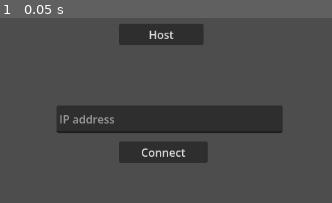
Above: before the commit, frame 1.
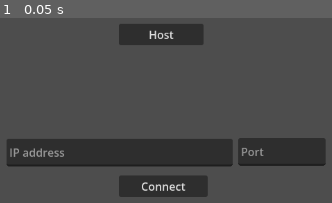
Above: after the commit, the same moment.

Repository: ninesliced/online-mmorpg-pokemon-like-open-world
Game: Godot game, scene res://src/main.tscn
Two runs of this game, one before a commit and one after it. Both use one fixed random seed, a clock stepped at 60 frames per second and the inputs below.
Inputs:
- Up to frame 1 (0.05 s): no input

The runs differ from the first frame. In frame 1, 23% of the frame differs, in the area x 2-99%, y 47-97%.

Commit message:
Create client ad nserver

Diff:
--- a/src/main.gd
+++ b/src/main.gd
@@ -1,13 +1,55 @@
 extends Node2D
+
+const IP_ADDRESS = ""
 
 @onready var host_button: Button = $Control/HostButton
 @onready var ip_input: TextEdit = $Control/IPInput
+@onready var port_input: TextEdit = $Control/PortInput
 @onready var connect_button: Button = $Control/ConnectButton
 
 
+func _ready() -> void:
+	multiplayer.peer_connected.connect(_player_connected)
+	multiplayer.peer_disconnected.connect(_player_disconnected)
+	multiplayer.connected_to_server.connect(_connected_ok)
+	multiplayer.connection_failed.connect(_connected_fail)
+	multiplayer.server_disconnected.connect(_server_disconnected)
+
+
 func _on_connect_button_pressed() -> void:
-	print(ip_input.text)
+	print("Connecting to %s:%s" % [ip_input.text, port_input.text])
+	_create_client(ip_input.text, int(port_input.text))
 
 
 func _on_host_button_pressed() -> void:
 	pass # Replace with function body.
+
+
+func _create_client(server_ip: String, server_port: int):
+	var peer = ENetMultiplayerPeer.new()
+	peer.create_client(server_ip, server_port)
+	multiplayer.multiplayer_peer = peer
+
+
+func _create_server(port: int):
+	var peer = ENetMultiplayerPeer.new()
+	peer.create_server(port)
+	multiplayer.multiplayer_peer = peer
+
+
+## Signaux
+
+func _player_connected(id: int):
+	print("_player_connected %s" % [id])
+
+func _player_disconnected(id: int):
+	print("_player_disconnected %s" % [id])
+
+func _connected_ok():
+	print("_connected_ok")
+
+func _connected_fail():
+	print("_connected_fail")
+
+func _server_disconnected():
+	print("_server_disconnected")
--- a/src/main.tscn
+++ b/src/main.tscn
@@ -21,18 +21,26 @@
 
 [node name="IPInput" type="TextEdit" parent="Control" unique_id=1716692910]
 layout_mode = 0
-offset_left = 403.0
-offset_top = 324.0
-offset_right = 729.0
-offset_bottom = 364.0
+offset_left = 331.0
+offset_top = 372.0
+offset_right = 657.0
+offset_bottom = 412.0
 placeholder_text = "IP address"
+
+[node name="PortInput" type="TextEdit" parent="Control" unique_id=1973184771]
+layout_mode = 0
+offset_left = 665.0
+offset_top = 371.0
+offset_right = 791.0
+offset_bottom = 411.0
+placeholder_text = "Port"
 
 [node name="ConnectButton" type="Button" parent="Control" unique_id=813196032]
 layout_mode = 0
 offset_left = 493.0
-offset_top = 376.0
+offset_top = 425.0
 offset_right = 621.0
-offset_bottom = 407.0
+offset_bottom = 456.0
 text = "Connect"
 
 [connection signal="pressed" from="Control/HostButton" to="." method="_on_host_button_pressed"]
